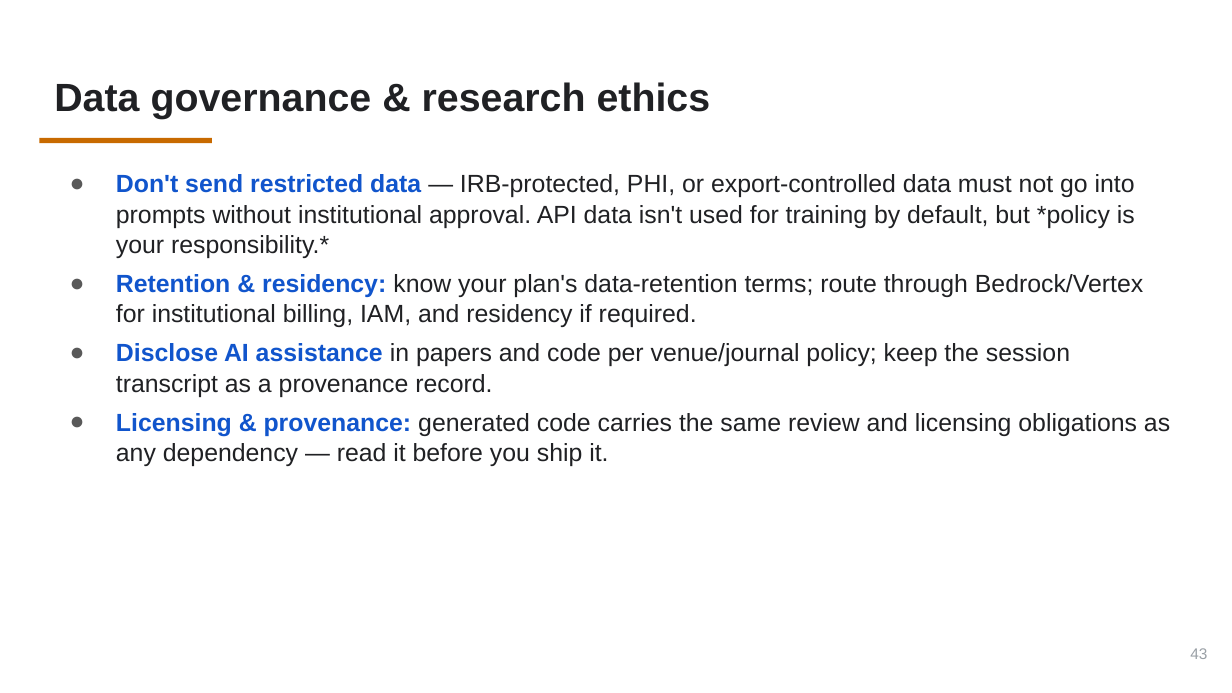
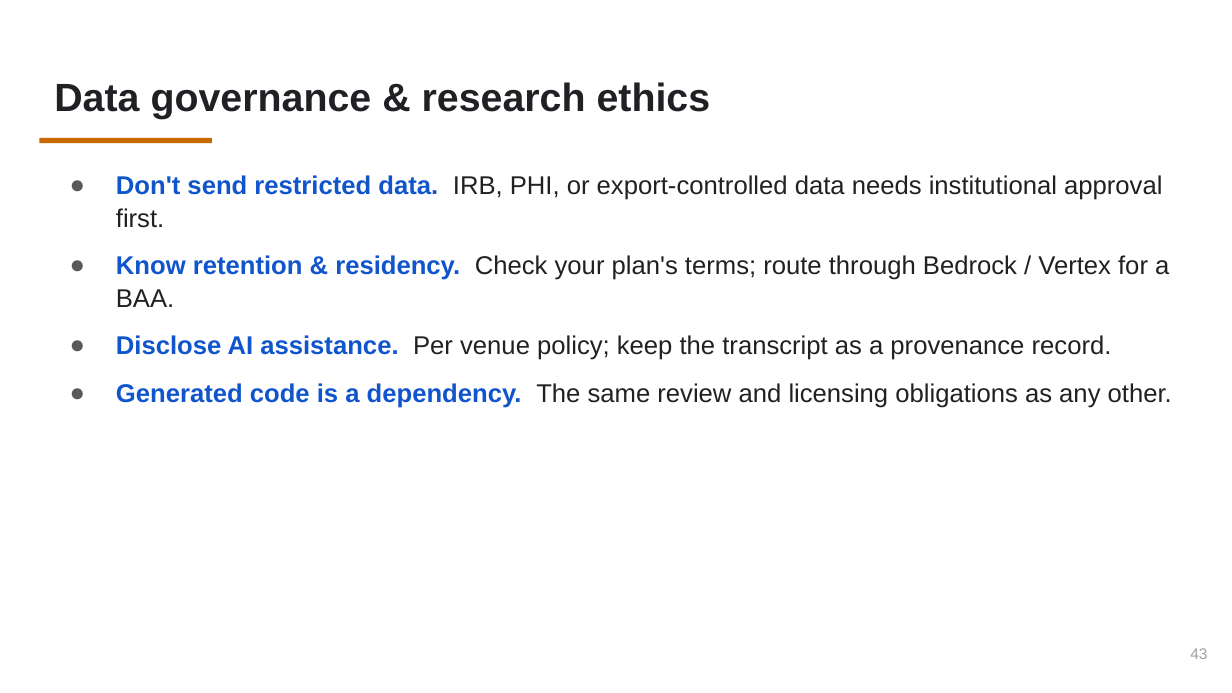
Before and after one commit to PursuitOfDataScience/uchicago-workshops, a slide deck: slide 43 of claude-code-tutorial/claude-code-tutorial.pptx. Drawn at 1232x693 pixels with LibreOffice and Linux fonts; fonts in the diff are those of the drawing. Boxes give left, top, right and bottom in pixels: in the first picture for what was removed or moved away, otherwise in the second. Text is boxed around its words. In the diff, an @@ line names an element or a change of style, - is before the commit and + after.

```diff
--- a/claude-code-tutorial/claude-code-tutorial.pptx
+++ b/claude-code-tutorial/claude-code-tutorial.pptx
@@ text at bbox=[116, 175, 1172, 408]: text changed; size 14.5 to 15 pt @@
-● Don't send restricted data — IRB-protected, PHI, or export-controlled data must not go into prompts without institutional approval. API data isn't used for training by default, but *policy is your responsibility.*
-● Retention & residency: know your plan's data-retention terms; route through Bedrock/Vertex for institutional billing, IAM, and residency if required.
-● Disclose AI assistance in papers and code per venue/journal policy; keep the session transcript as a provenance record.
-● Licensing & provenance: generated code carries the same review and licensing obligations as any dependency — read it before you ship it.
+● Don't send restricted data. IRB, PHI, or export-controlled data needs institutional approval first.
+● Know retention & residency. Check your plan's terms; route through Bedrock / Vertex for a BAA.
+● Disclose AI assistance. Per venue policy; keep the transcript as a provenance record.
+● Generated code is a dependency. The same review and licensing obligations as any other.
```
Also in this commit, not shown: 35 other slides changed, 3 other files.
